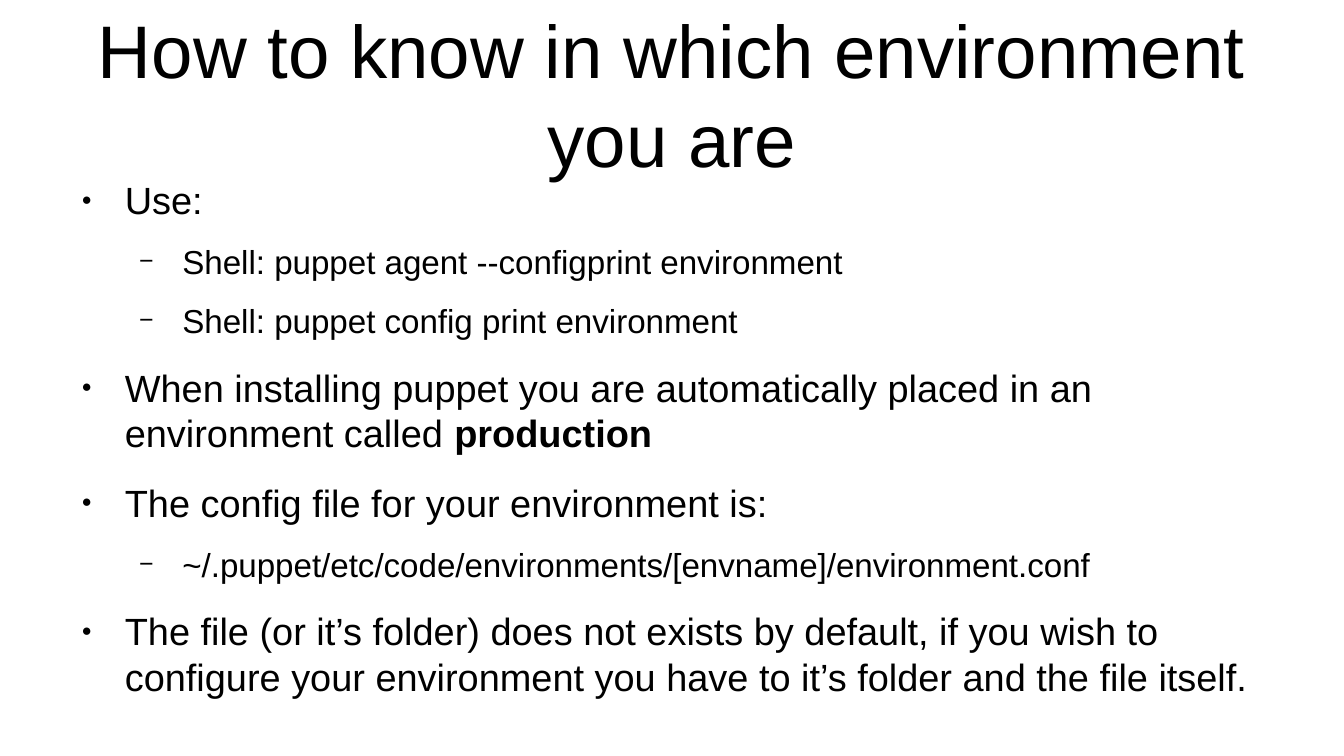
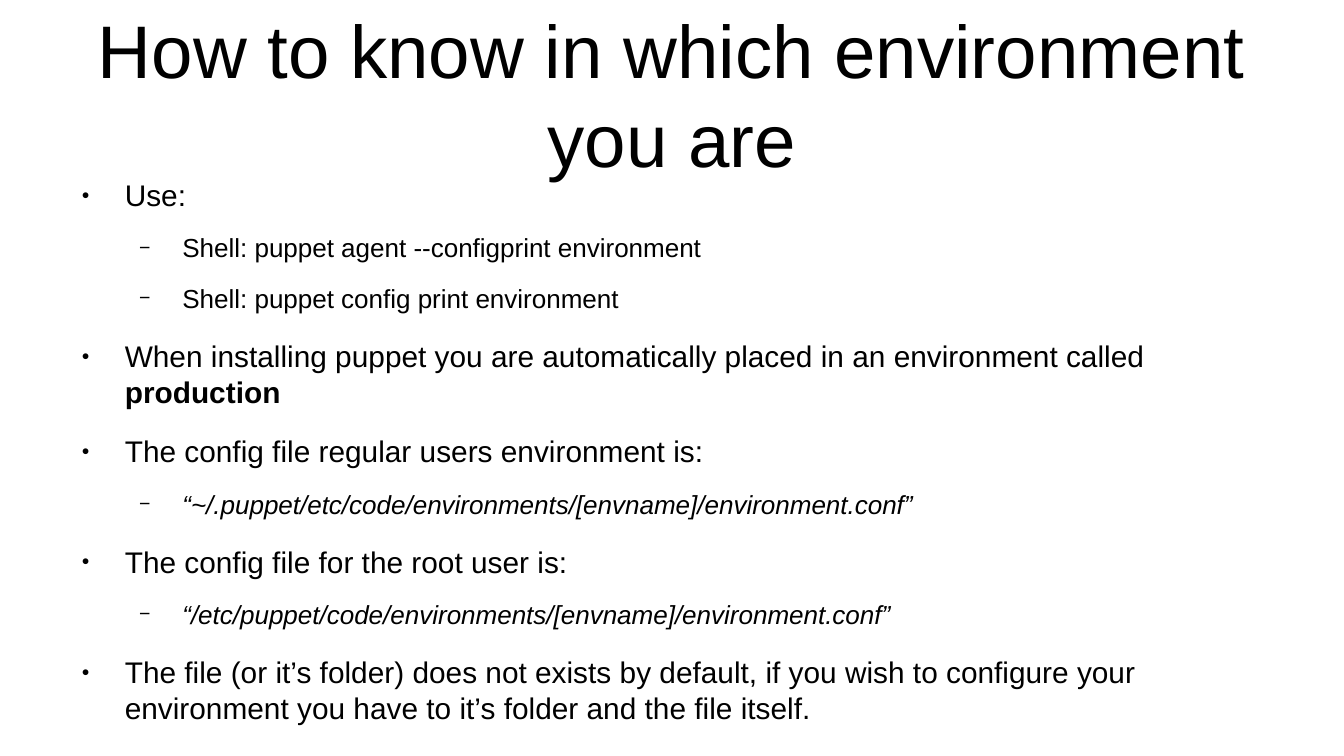
Before and after one commit to veltzer/teaching-puppet, a slide deck: slide 48 of slides.odp. Drawn at 1344x756 pixels with LibreOffice and Linux fonts; fonts in the diff are those of the drawing. Boxes give left, top, right and bottom in pixels: in the first picture for what was removed or moved away, otherwise in the second. Text is boxed around its words. In the diff, an @@ line names an element or a change of style, - is before the commit and + after.

Commit message:
more stuff

```diff
--- a/slides.odp
+++ b/slides.odp
@@ text at (125,185,1144,724): size 22.4 to 17.6 pt in "Use:", "When installing puppet you are automatically placed ...", "The file (or it’s folder) does not ..."; size 19.6 to 15.4 pt in "Shell: puppet agent --configprint environment", "Shell: puppet config print environment" @@
@@ text at (125,440,890,630): text changed; size 19.6 to 15.4 pt; italic on @@
-● The config file for your environment is:
-  − ~/.puppet/etc/code/environments/[envname]/environment.conf
+● The config file regular users environment is:
+  − “~/.puppet/etc/code/environments/[envname]/environment.conf”
+● The config file for the root user is:
+  − “/etc/puppet/code/environments/[envname]/environment.conf”
```
Also in this commit, not shown: 4 other slides changed, 2 slides added.
